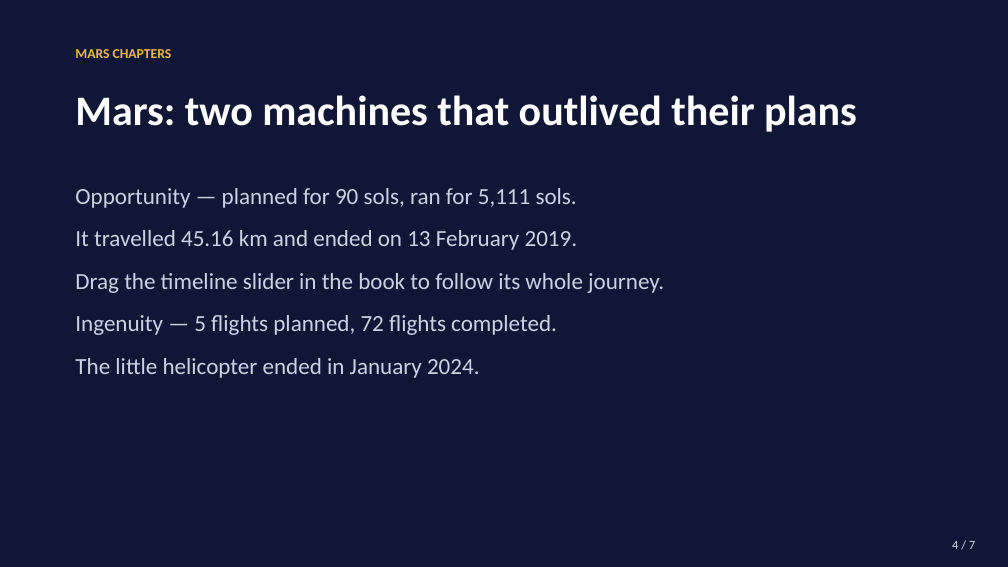
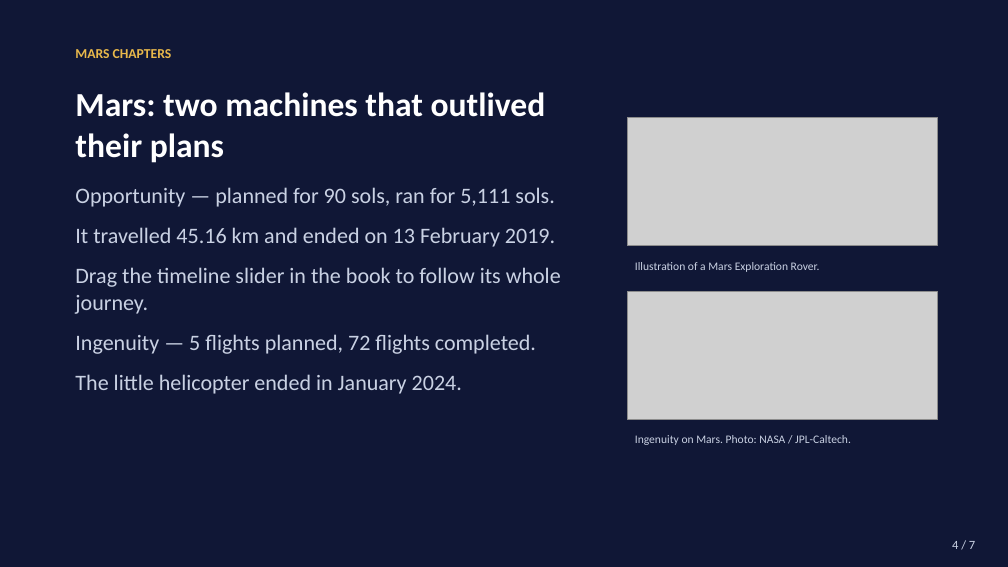
Before and after one commit to Forward123Giruji/scene-storybook, a slide deck: slide 4 of SCENE-demo-deck-7-slides.pptx. Drawn at 1008x567 pixels with LibreOffice and Linux fonts; fonts in the diff are those of the drawing; grey boxes stand for pictures. Boxes give left, top, right and bottom in pixels: in the first picture for what was removed or moved away, otherwise in the second. Text is boxed around its words. In the diff, an @@ line names an element or a change of style, - is before the commit and + after.

Commit message:
Update demo deck with photos

```diff
--- a/SCENE-demo-deck-7-slides.pptx
+++ b/SCENE-demo-deck-7-slides.pptx
@@ text "Mars: two machines that outlived ..." at bbox=[75, 92, 546, 163]: size 40 to 32 pt @@
@@ picture added at bbox=[628, 117, 938, 246] @@
@@ text "Opportunity — planned for 90 ..." at bbox=[75, 187, 561, 394]: size 22 to 21 pt; less space between paragraphs @@
@@ text added at bbox=[635, 262, 820, 272], 11 pt, text #C9D1E3 @@
+Illustration of a Mars Exploration Rover.
@@ picture added at bbox=[628, 291, 938, 420] @@
@@ text added at bbox=[635, 435, 851, 445], 11 pt, text #C9D1E3 @@
+Ingenuity on Mars. Photo: NASA / JPL-Caltech.
```
Also in this commit, not shown: 6 other slides changed.
